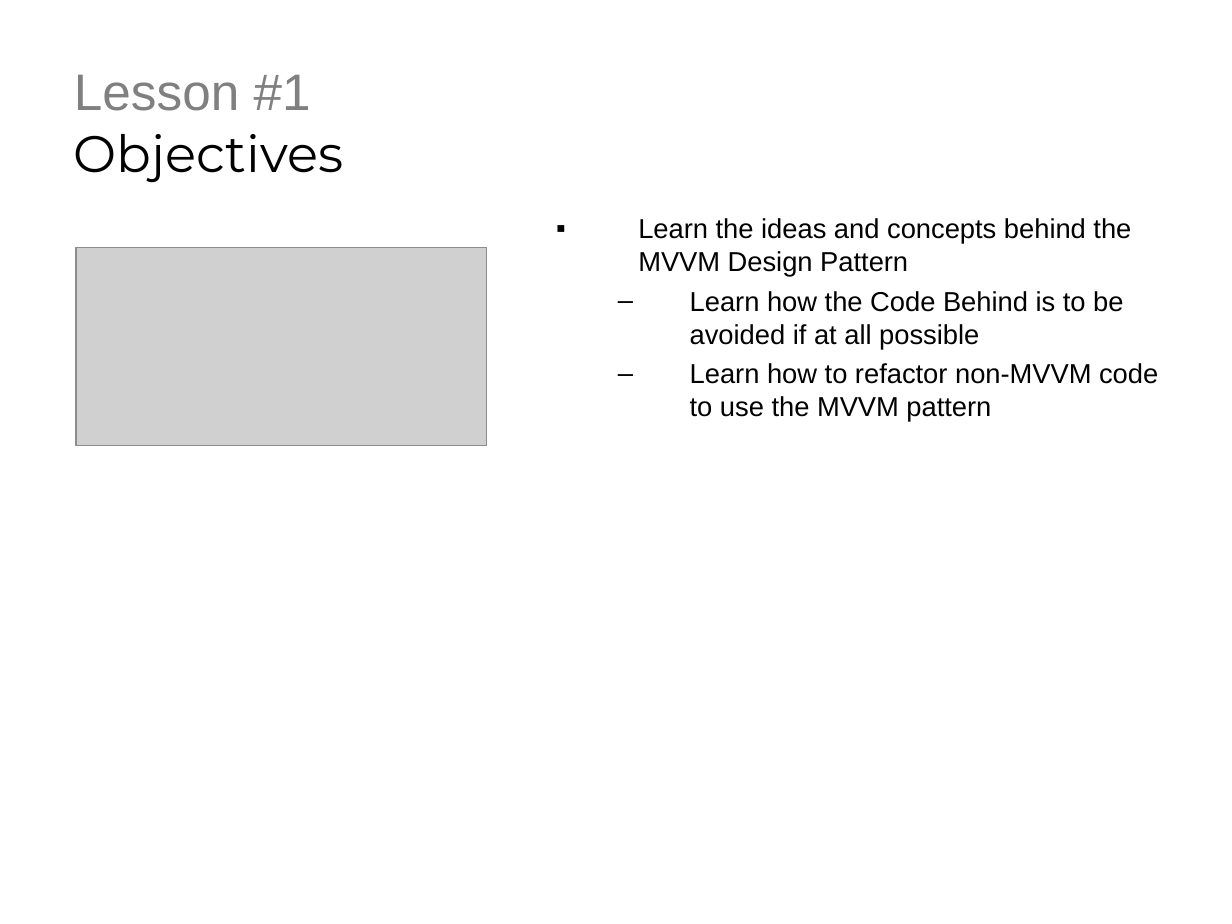
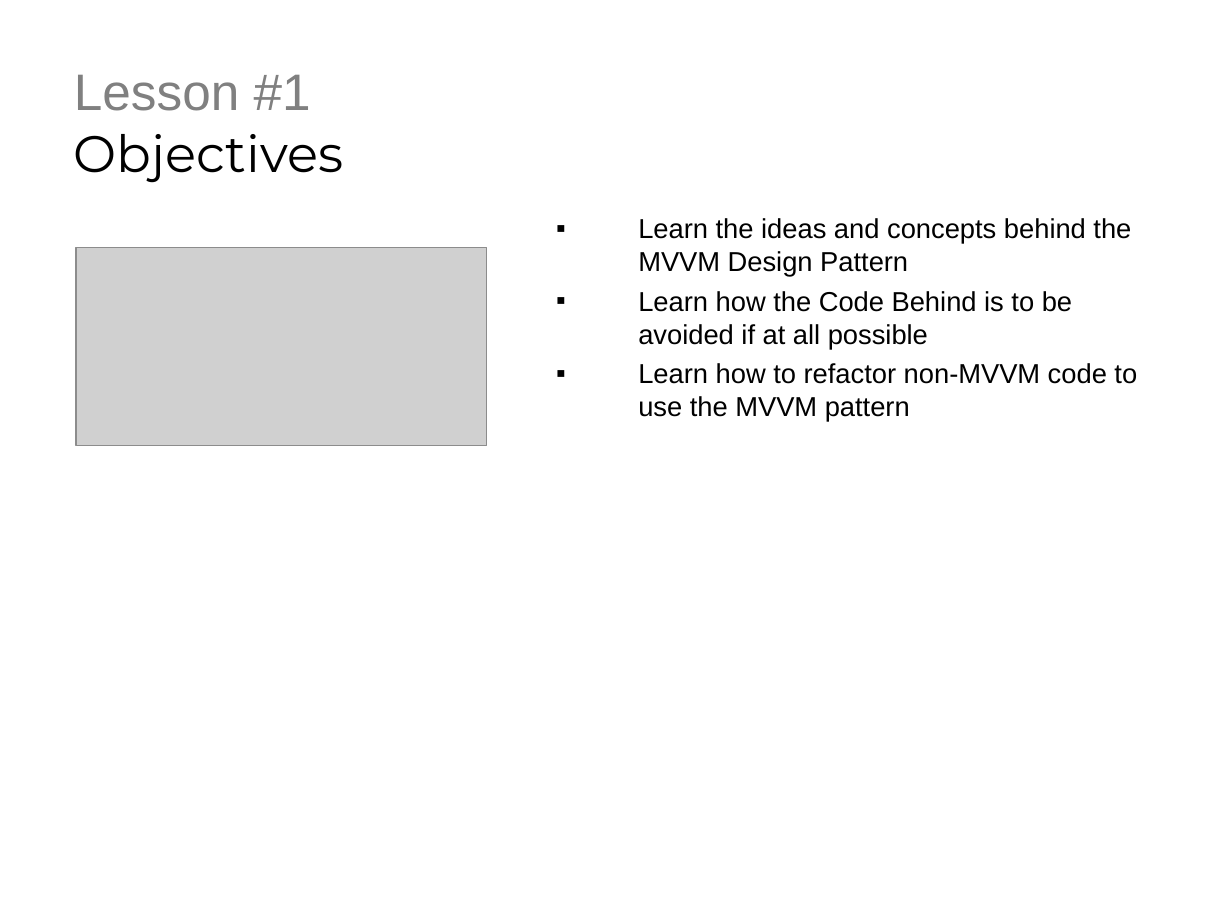
Before and after one commit to derikwhittaker/LiveLessons.WinRT, a slide deck: slide 2 of Chapter.2.UsingMVVM/Lesson.1.IntroductionToMVVM/Chapter2.Lesson1.ppt. Drawn at 1232x924 pixels with LibreOffice and Linux fonts; fonts in the diff are those of the drawing; grey boxes stand for pictures; background and template pictures are left out. Boxes give left, top, right and bottom in pixels: in the first picture for what was removed or moved away, otherwise in the second. Text is boxed around its words. In the diff, an @@ line names an element or a change of style, - is before the commit and + after.

Commit message:
Chapter 2 Lesson 1 Changes

```diff
--- a/Chapter.2.UsingMVVM/Lesson.1.IntroductionToMVVM/Chapter2.Lesson1.ppt
+++ b/Chapter.2.UsingMVVM/Lesson.1.IntroductionToMVVM/Chapter2.Lesson1.ppt
@@ text at (x1=638, y1=291, x2=1137, y2=422): bullet – to ▪; list level 2 to 1 in "Learn how the Code Behind ..."; list level 2 to 1 in "Learn how to refactor non-MVVM ..." @@
```
